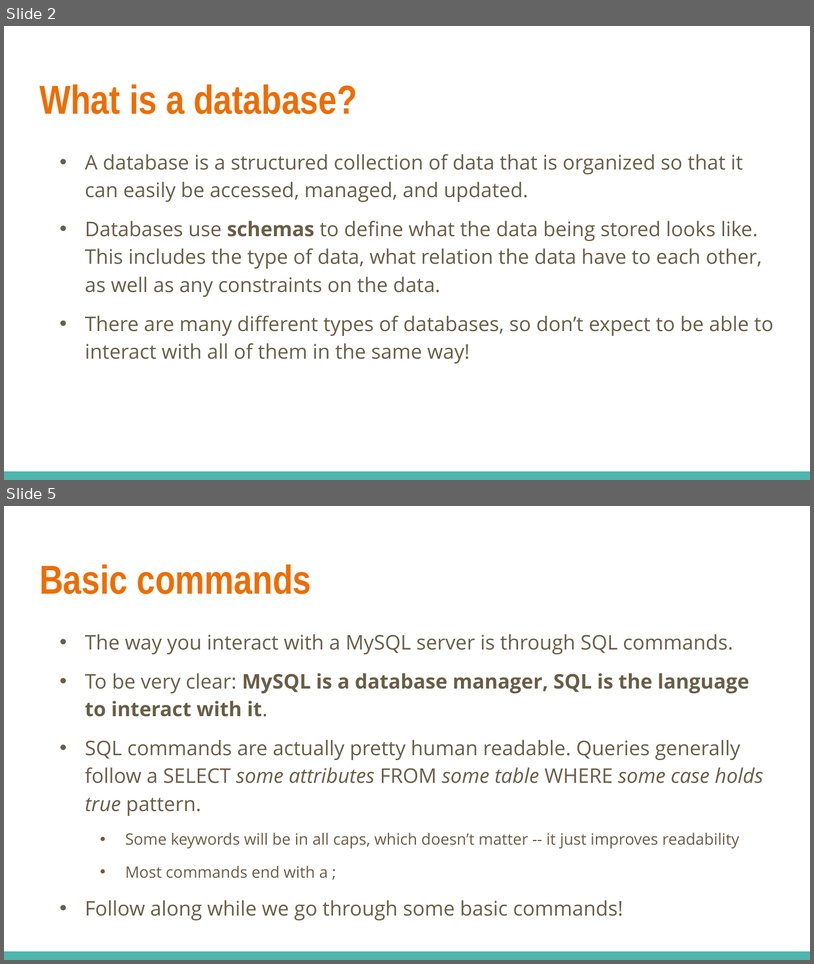
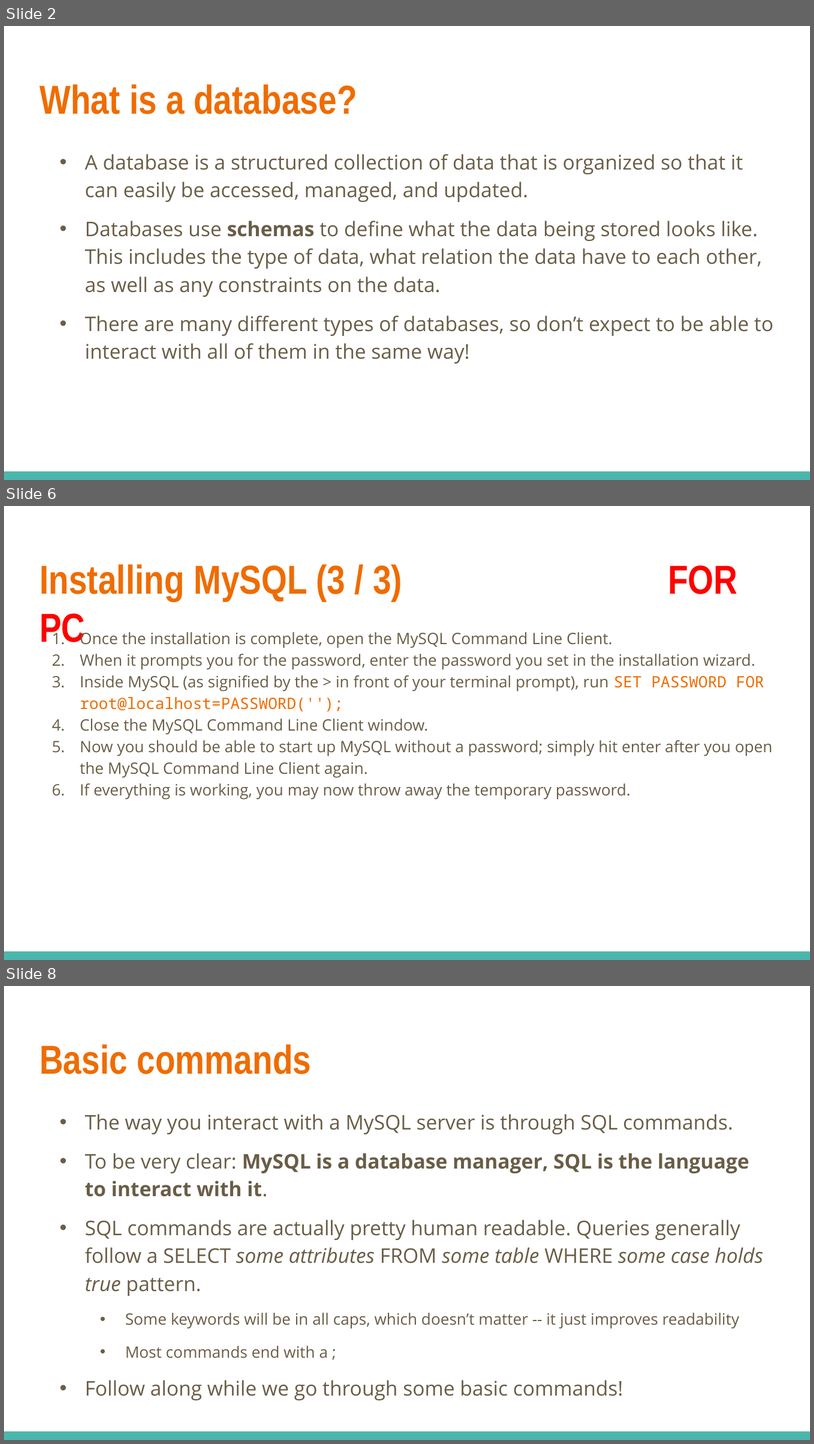
Before and after one commit to linkedin/high-school-trainee, a slide deck: Week_5/Lectures/5.1_MySQL.pptx. Shown one above the other, each under a label of ours: slides 2 and 5 before the commit, slides 2, 6 and 8 after it; the slides between them are not shown. The pictures are 814x964 and 814x1444 pixels, drawn with LibreOffice and Linux fonts; fonts in the diff are those of the drawing. Boxes give left, top, right and bottom in pixels: in the first picture for what was removed or moved away, otherwise in the second. Text is boxed around its words. In the diff, an @@ line names an element or a change of style, - is before the commit and + after.

Commit message:
Added Windows commands for lectures

```diff
--- a/Week_5/Lectures/5.1_MySQL.pptx
+++ b/Week_5/Lectures/5.1_MySQL.pptx
@@ slide 6 added at [4,506,810,960], background #FFFFFF; not listed: 1 template element that a slide beside it also shows @@
@@ title added at [39,564,738,601], 36 pt, text #EF6C00, bold @@
+Installing MySQL (3 / 3) FOR PC
@@ text added at [80,632,773,799], 14 pt, text #695D46 @@
+1. Once the installation is complete, open the MySQL Command Line Client.
+2. When it prompts you for the password, enter the password you set in the installation wizard.
+3. Inside MySQL (as signified by the > in front of your terminal prompt), run SET PASSWORD FOR root@localhost=PASSWORD('');
+4. Close the MySQL Command Line Client window.
+5. Now you should be able to start up MySQL without a password; simply hit enter after you open the MySQL Command Line Client again.
+6. If everything is working, you may now throw away the temporary password.
@@ what was slide 5 is now slide 8 @@
```
Also in this commit, not shown: 2 slides changed, 2 other slides added, 5 other files.
